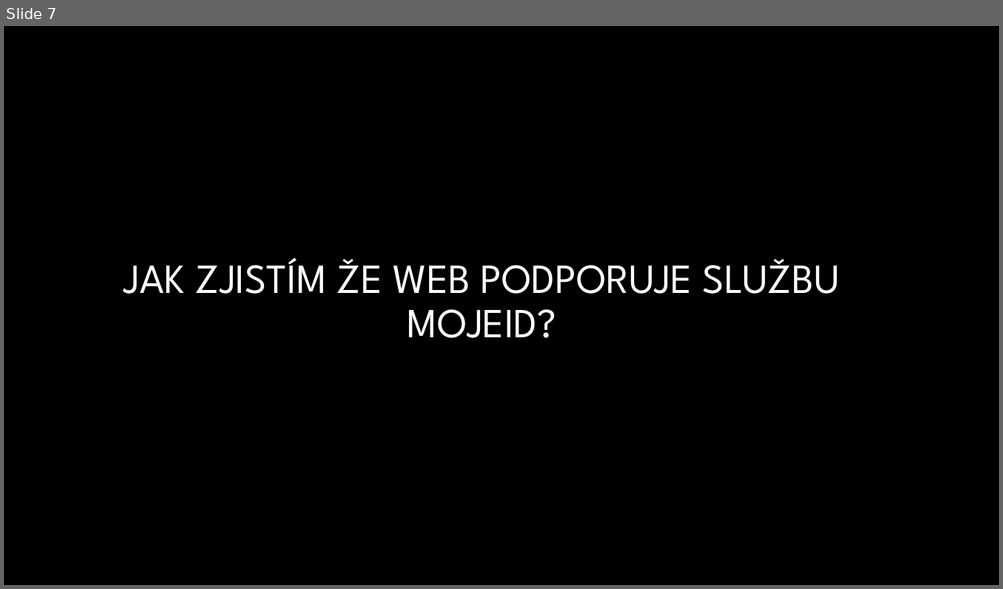
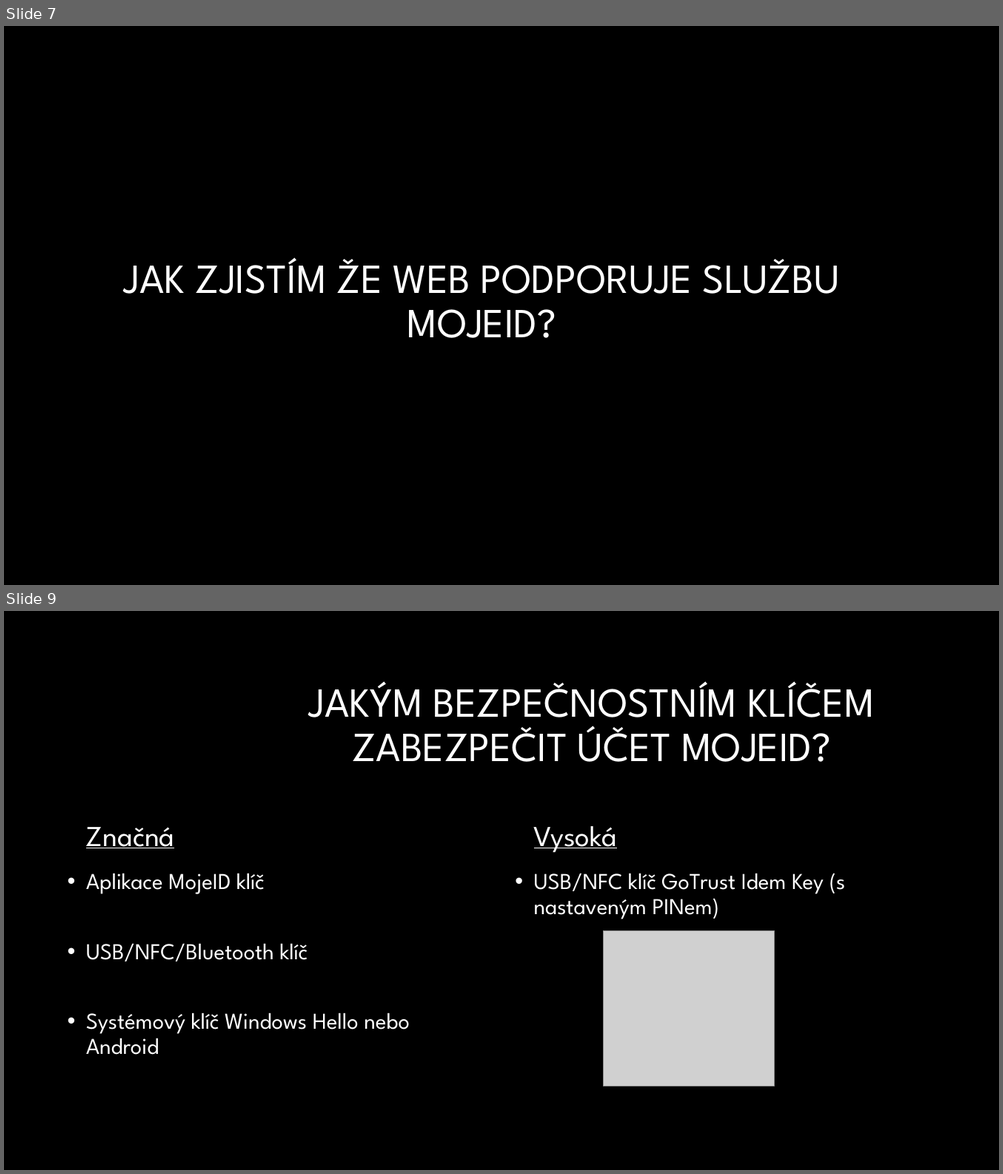
Before and after one commit to teenyRadekr/MojeID, a slide deck: Roller.pptx. Shown one above the other, each under a label of ours: slide 7 before the commit, slides 7 and 9 after it; the slides between them are not shown. The pictures are 1003x589 and 1003x1174 pixels, drawn with LibreOffice and Linux fonts; fonts in the diff are those of the drawing; grey boxes stand for pictures; background and template pictures are left out. Boxes give left, top, right and bottom in pixels: in the first picture for what was removed or moved away, otherwise in the second. Text is boxed around its words. In the diff, an @@ line names an element or a change of style, - is before the commit and + after.

```diff
--- a/Roller.pptx
+++ b/Roller.pptx
@@ slide 9 added at <box>4,611,999,1170</box>, background #000000 @@
@@ title added at <box>309,681,874,762</box>, 40 pt, text #FFFFFF @@
+JAKÝM BEZPEČNOSTNÍM KLÍČEM ZABEZPEČIT ÚČET MOJEID?
@@ text added at <box>86,827,175,849</box>, 28 pt, text #FFFFFF, underline @@
+Značná
@@ text added at <box>534,826,617,852</box>, 28 pt, text #FFFFFF, underline @@
+Vysoká
@@ text added at <box>86,873,409,1055</box>, 22 pt, text #FFFFFF @@
+• Aplikace MojeID klíč
+• USB/NFC/Bluetooth klíč
+• Systémový klíč Windows Hello nebo Android
@@ text added at <box>534,873,845,920</box>, 22 pt, text #FFFFFF @@
+• USB/NFC klíč GoTrust Idem Key (s nastaveným PINem)
@@ picture added at <box>603,931,774,1086</box> @@
```
Also in this commit, not shown: 2 slides changed, 4 other slides added, 2 slides removed.
